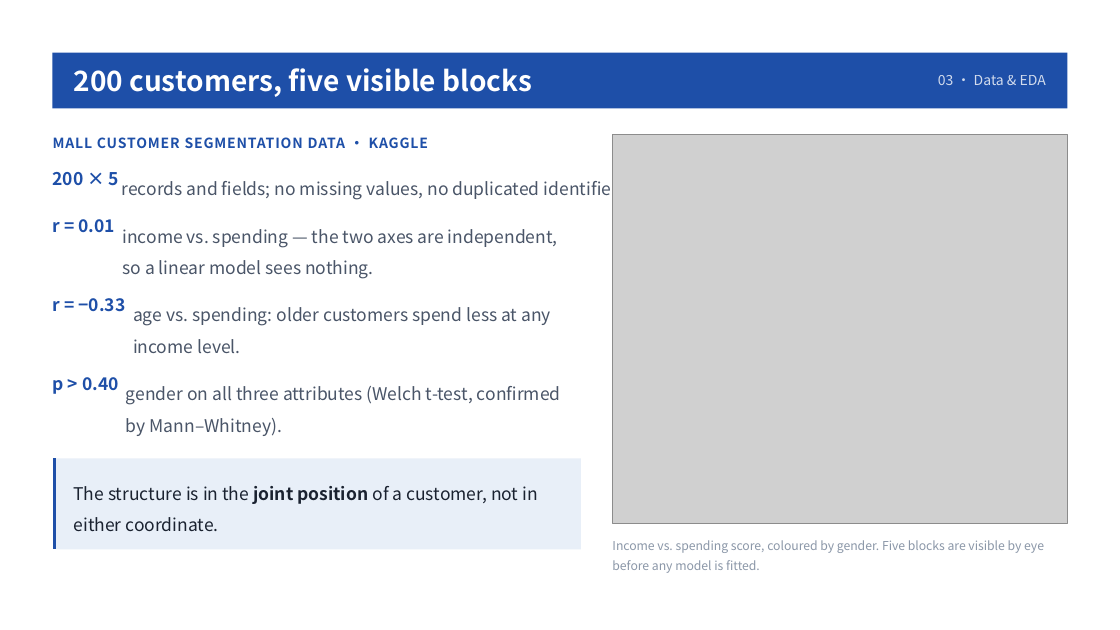
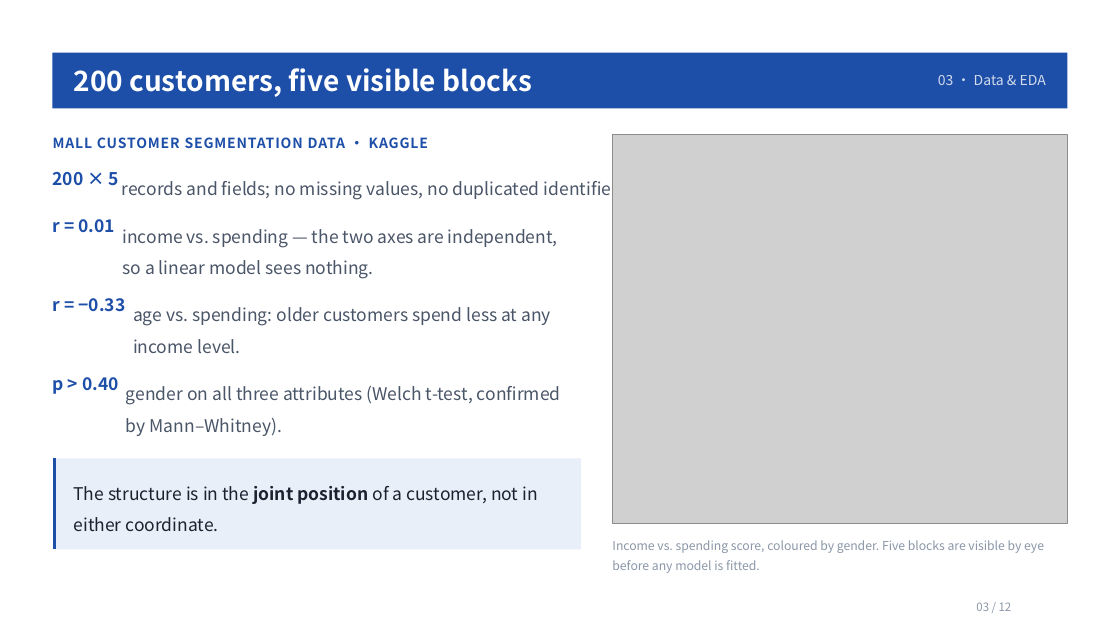
Before and after one commit to kaixinguaika/mall-customer-segmentation, a slide deck: slide 3 of slides/Mall_Customer_Segmentation.pptx. Drawn at 1120x630 pixels with LibreOffice and Linux fonts; fonts in the diff are those of the drawing; grey boxes stand for pictures. Boxes give left, top, right and bottom in pixels: in the first picture for what was removed or moved away, otherwise in the second. Text is boxed around its words. In the diff, an @@ line names an element or a change of style, - is before the commit and + after.

```diff
--- a/slides/Mall_Customer_Segmentation.pptx
+++ b/slides/Mall_Customer_Segmentation.pptx
@@ text added at <box>976,602,1012,611</box>, 9.8 pt, text #8B97A8 @@
+03 / 12
```
Also in this commit, not shown: 10 other slides changed, 12 other files.
